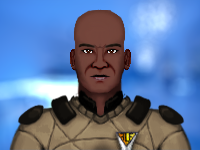
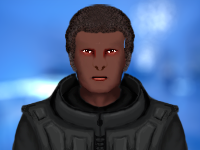
Comparing the layer stacks of the two 200x150 images. Changes:
hid "Female_FLF" over (x1=9, y1=89, x2=192, y2=150)
showed "HeavyBlackJacket" over (x1=11, y1=72, x2=189, y2=150)
showed "afro" over (x1=65, y1=4, x2=135, y2=73)
hid "brow3-b" over (x1=78, y1=42, x2=122, y2=50)
hid "sirius_fyrra_f1_eyes-b" over (x1=78, y1=46, x2=122, y2=66)
showed "dv_military_m2_eyes" over (x1=78, y1=42, x2=122, y2=63)
added layer "sd_nose_1-s" in group "Nose" over (x1=92, y1=58, x2=108, y2=71)
hid "reynose-b" over (x1=80, y1=42, x2=125, y2=93)
showed "softPucker" over (x1=89, y1=74, x2=111, y2=87)
hid "empire4_lips-b" over (x1=89, y1=73, x2=111, y2=87)
hid "zolo_ears-b" over (x1=70, y1=49, x2=131, y2=71)
showed "vicious" over (x1=70, y1=48, x2=129, y2=69)
